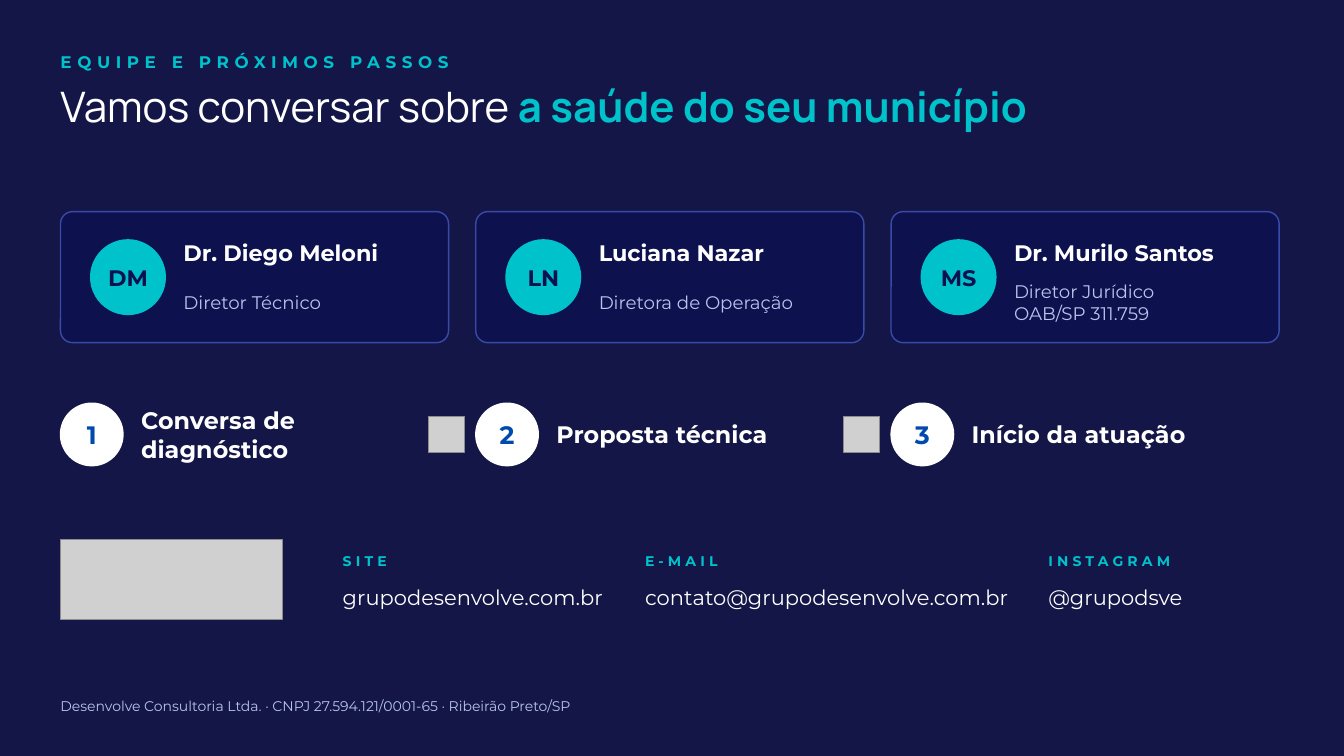
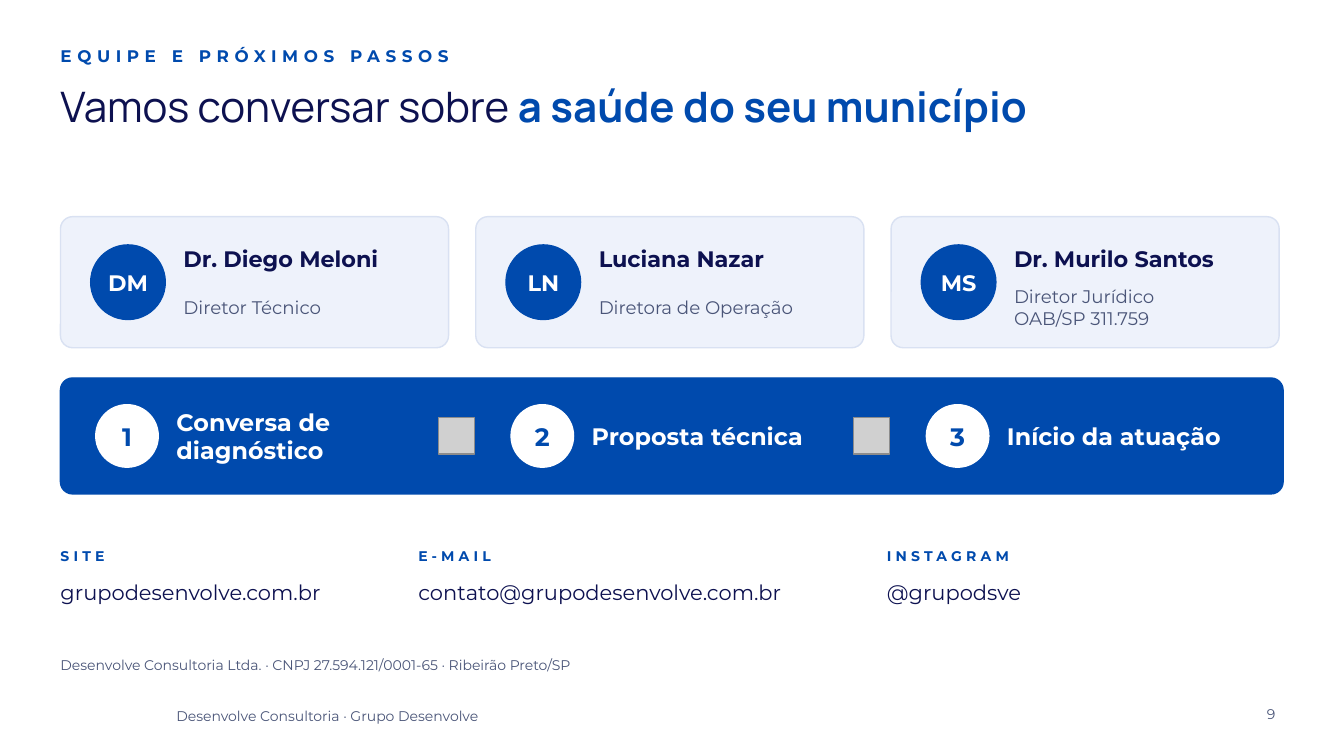
Before and after one commit to murilosantos100-hue/grupodesenvolve, a slide deck: slide 9 of apresentacoes/comercial-consultoria/Apresentacao Comercial - Desenvolve Consultoria.pptx. Drawn at 1344x756 pixels with LibreOffice and Linux fonts; fonts in the diff are those of the drawing; grey boxes stand for pictures; background and template pictures are left out; a plain dark background stands for a picture behind light text. Boxes give left, top, right and bottom in pixels: in the first picture for what was removed or moved away, otherwise in the second. Text is boxed around its words. In the diff, an @@ line names an element or a change of style, - is before the commit and + after.

```diff
--- a/apresentacoes/comercial-consultoria/Apresentacao Comercial - Desenvolve Consultoria.pptx
+++ b/apresentacoes/comercial-consultoria/Apresentacao Comercial - Desenvolve Consultoria.pptx
@@ background picture (left out) to #FFFFFF @@
@@ rectangle removed at bbox=[0, 0, 1344, 756] @@
@@ text "EQUIPE E PRÓXIMOS PASSOS" at bbox=[60, 47, 449, 65]: text colour #00C2CB to #004AAD; more space between paragraphs; vertical alignment middle to top @@
@@ title "Vamos conversar sobre a saúde ..." at bbox=[60, 88, 1027, 132]: text colour #FFFFFF to #0D1150 in "Vamos conversar sobre"; text colour #00C2CB to #004AAD in "a saúde do seu município" @@
@@ fill #0D1150 at 85% opacity to #EEF2FB; outline #3A4AA8 1 pt to #D9E1F2 1 pt in 3 elements at bbox=[60, 217, 449, 348], bbox=[476, 217, 864, 348], bbox=[891, 217, 1279, 348] @@
@@ text colour #0D1150 to #FFFFFF in 3 elements at bbox=[108, 275, 148, 291], bbox=[528, 275, 560, 291], bbox=[941, 275, 977, 292] @@
@@ 3 rounded rectangles, 3 ellipses: place and size @@
-3 rounded rectangles, 3 ellipses at bbox=[60, 212, 1279, 343]
+3 rounded rectangles, 3 ellipses at bbox=[60, 217, 1279, 348]
@@ fill #00C2CB to #004AAD; outline #00C2CB 1 pt to #004AAD 1 pt in 3 elements at bbox=[91, 245, 165, 320], bbox=[506, 245, 581, 320], bbox=[922, 245, 996, 320] @@
@@ rounded rectangle added at bbox=[60, 378, 1284, 494], fill #004AAD, outline #004AAD 1 pt @@
@@ text "Conversa de diagnóstico": place and size @@
-text "Conversa de diagnóstico" at bbox=[141, 411, 295, 463]
+text "Conversa de diagnóstico" at bbox=[176, 413, 331, 464]
@@ picture: place and size @@
-picture at bbox=[429, 416, 465, 453]
+picture at bbox=[439, 417, 475, 454]
@@ text "Proposta técnica": place and size @@
-text "Proposta técnica" at bbox=[556, 424, 768, 448]
+text "Proposta técnica" at bbox=[592, 426, 803, 450]
@@ picture: place and size @@
-picture at bbox=[844, 416, 880, 453]
+picture at bbox=[854, 417, 890, 454]
@@ 3 texts, 3 ellipses: place and size @@
-3 texts, 3 ellipses at bbox=[60, 403, 954, 466]
+3 texts, 3 ellipses at bbox=[96, 404, 989, 467]
@@ text "Início da atuação": place and size @@
-text "Início da atuação" at bbox=[972, 424, 1186, 449]
+text "Início da atuação" at bbox=[1007, 426, 1221, 451]
@@ picture removed at bbox=[60, 539, 282, 620] @@
@@ text colour #00C2CB to #004AAD in 3 elements at bbox=[887, 551, 1009, 561], bbox=[418, 551, 490, 561], bbox=[60, 551, 104, 561] @@
@@ text "SITE": place and size @@
-text "SITE" at bbox=[343, 556, 387, 566]
+text "SITE" at bbox=[60, 551, 104, 561]
@@ text "E-MAIL": place and size @@
-text "E-MAIL" at bbox=[645, 556, 717, 566]
+text "E-MAIL" at bbox=[418, 551, 490, 561]
@@ text "INSTAGRAM": place and size @@
-text "INSTAGRAM" at bbox=[1048, 556, 1170, 566]
+text "INSTAGRAM" at bbox=[887, 551, 1009, 561]
@@ text colour #FFFFFF to #0D1150 in 6 elements at bbox=[183, 249, 378, 272], bbox=[599, 249, 764, 267], bbox=[1014, 249, 1214, 268], bbox=[887, 584, 1021, 605], bbox=[418, 584, 781, 605], bbox=[60, 584, 320, 604] @@
@@ text "grupodesenvolve.com.br": place and size @@
-text "grupodesenvolve.com.br" at bbox=[343, 589, 603, 609]
+text "grupodesenvolve.com.br" at bbox=[60, 584, 320, 604]
@@ text "contato@grupodesenvolve.com.br": place and size @@
-text "contato@grupodesenvolve.com.br" at bbox=[645, 589, 1008, 610]
+text "contato@grupodesenvolve.com.br" at bbox=[418, 584, 781, 605]
@@ text "@grupodsve": place and size @@
-text "@grupodsve" at bbox=[1048, 589, 1182, 610]
+text "@grupodsve" at bbox=[887, 584, 1021, 605]
@@ text colour #B8C4EC to #4A5578 in 4 elements at bbox=[183, 300, 321, 314], bbox=[599, 300, 793, 318], bbox=[1014, 289, 1154, 327], bbox=[60, 658, 571, 672] @@
@@ text "Desenvolve Consultoria Ltda. · CNPJ ...": place and size @@
-text "Desenvolve Consultoria Ltda. · CNPJ ..." at bbox=[60, 699, 571, 713]
+text "Desenvolve Consultoria Ltda. · CNPJ ..." at bbox=[60, 658, 571, 672]
@@ text added at bbox=[176, 710, 478, 724], 10 pt, text #4A5578 @@
+Desenvolve Consultoria · Grupo Desenvolve
@@ page number added at bbox=[1267, 709, 1276, 719], 10 pt, text #4A5578 @@
+9
```
Also in this commit, not shown: 7 other slides changed, 1 other file.
